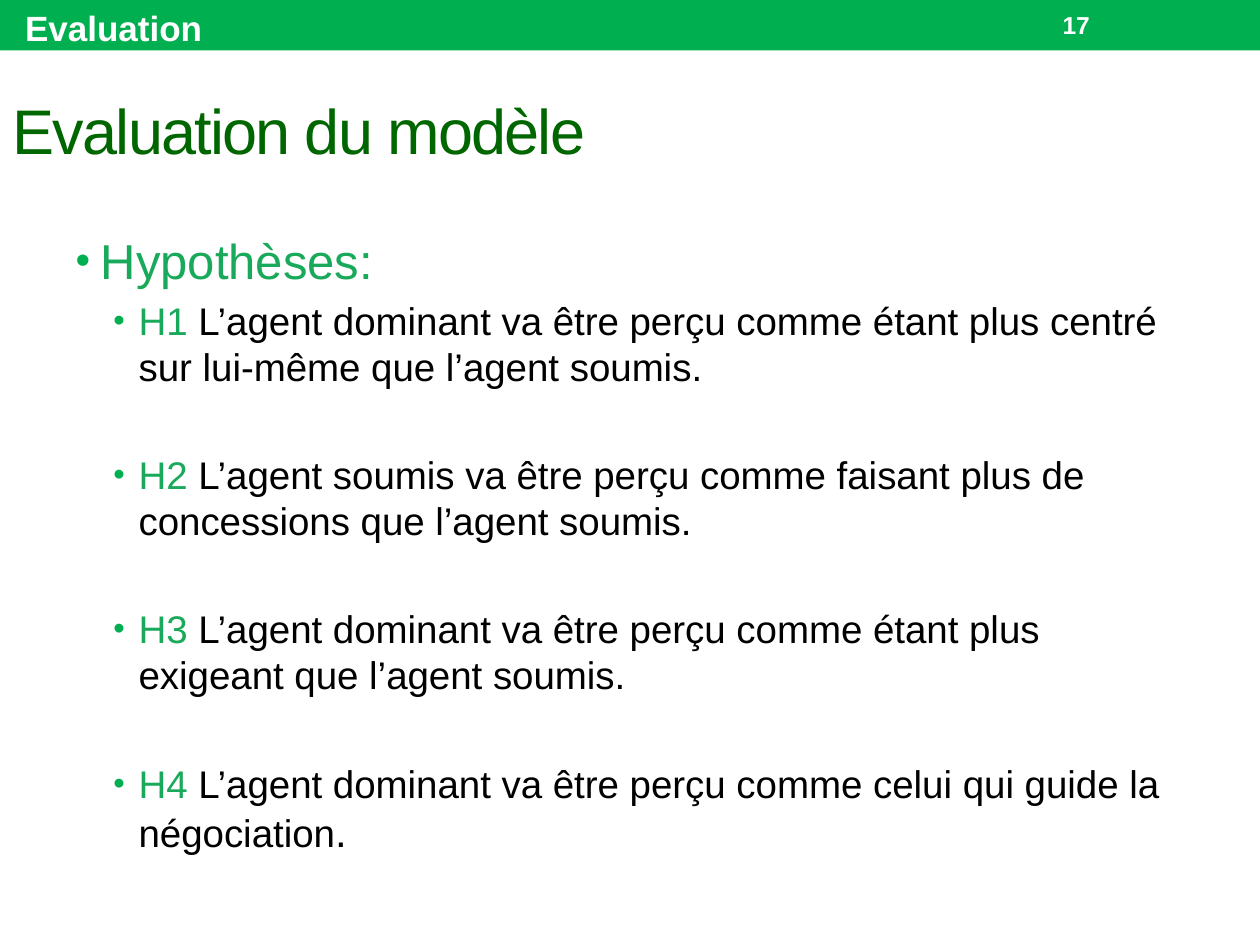
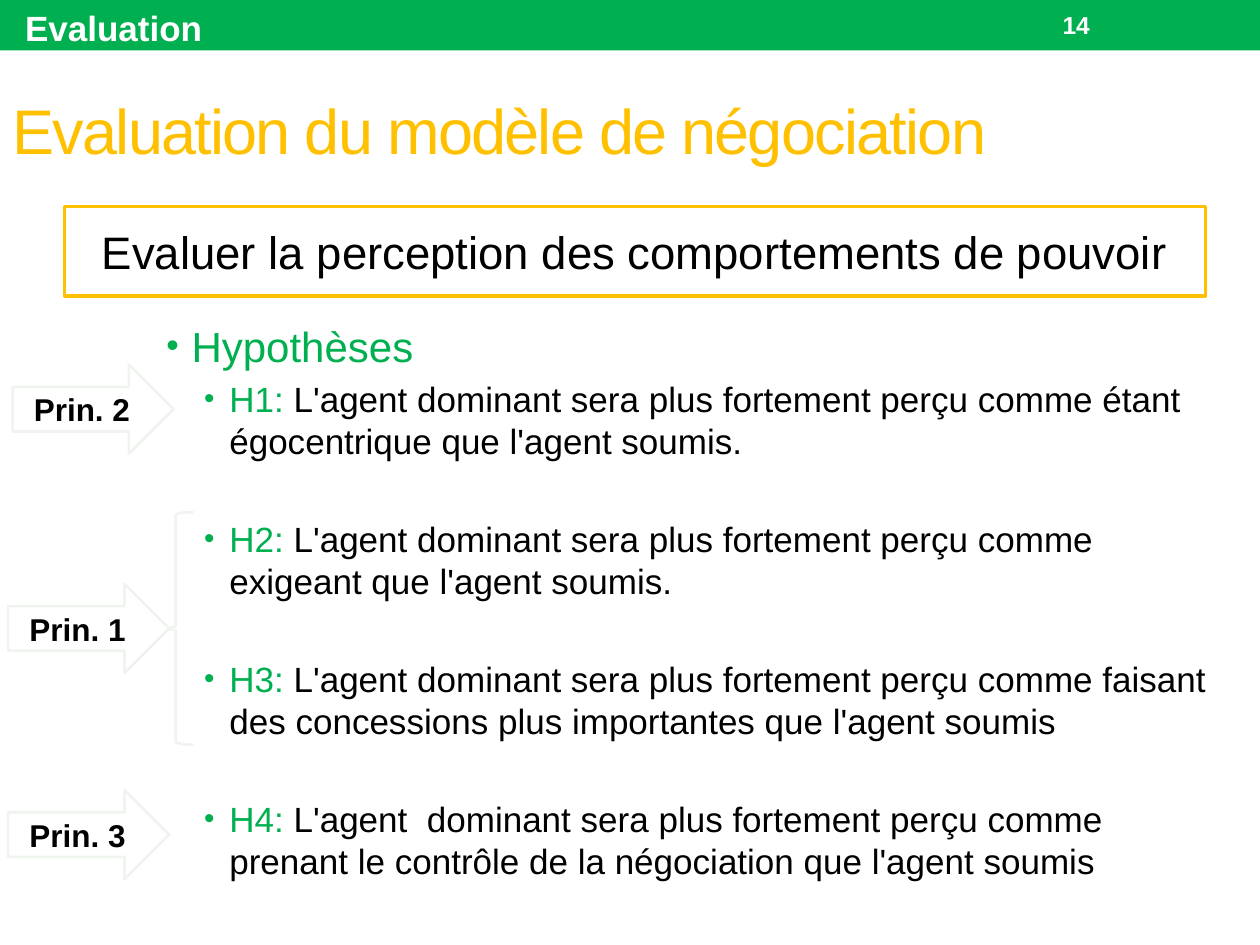
Before and after one commit to Olydia/Discolog, a slide deck: slide 14 of papers/Presentations/GT ACAI 17/GT.pptx (slide 17 before the commit). Drawn at 1260x945 pixels with LibreOffice and Linux fonts; fonts in the diff are those of the drawing. Boxes give left, top, right and bottom in pixels: in the first picture for what was removed or moved away, otherwise in the second. Text is boxed around its words. In the diff, an @@ line names an element or a change of style, - is before the commit and + after.

```diff
--- a/papers/Presentations/GT ACAI 17/GT.pptx
+++ b/papers/Presentations/GT ACAI 17/GT.pptx
@@ page number at (1063,17,1090,34): text changed @@
-17
+14
@@ title at (13,107,986,166): text changed; text colour #006600 to #FFC000 @@
-Evaluation du modèle
+Evaluation du modèle de négociation
@@ rectangle added at (64,207,1206,296), outline #FFC000 2.08 pt, 26 pt, text #000000 @@
+Evaluer la perception des comportements de pouvoir
@@ text at (192,331,1205,875): text changed; size 22 to 20 pt @@
-• Hypothèses:
-  • H1 L’agent dominant va être perçu comme étant plus centré sur lui-même que l’agent soumis.
-  • H2 L’agent soumis va être perçu comme faisant plus de concessions que l’agent soumis.
-  • H3 L’agent dominant va être perçu comme étant plus exigeant que l’agent soumis.
-  • H4 L’agent dominant va être perçu comme celui qui guide la négociation.
+• Hypothèses
+  • H1: L'agent dominant sera plus fortement perçu comme étant égocentrique que l'agent soumis.
+  • H2: L'agent dominant sera plus fortement perçu comme exigeant que l'agent soumis.
+  • H3: L'agent dominant sera plus fortement perçu comme faisant des concessions plus importantes que l'agent soumis
+  • H4: L'agent dominant sera plus fortement perçu comme prenant le contrôle de la négociation que l'agent soumis
@@ right arrow added at (13,364,174,454), fill #FFFFFF, outline #EFF4EF 1.5 pt, 18 pt, text #000000, bold @@
+Prin. 2
@@ left brace added at (159,512,194,745), fill #FFFFFF, outline #EFF4EF 1.5 pt @@
@@ right arrow added at (8,583,169,673), fill #FFFFFF, outline #EFF4EF 1.5 pt, 18 pt, text #000000, bold @@
+Prin. 1
@@ right arrow added at (8,790,169,879), fill #FFFFFF, outline #EFF4EF 1.5 pt, 18 pt, text #000000, bold @@
+Prin. 3
```
Also in this commit, not shown: 4 other slides changed, 5 slides added, 10 slides removed, 2 other files.
